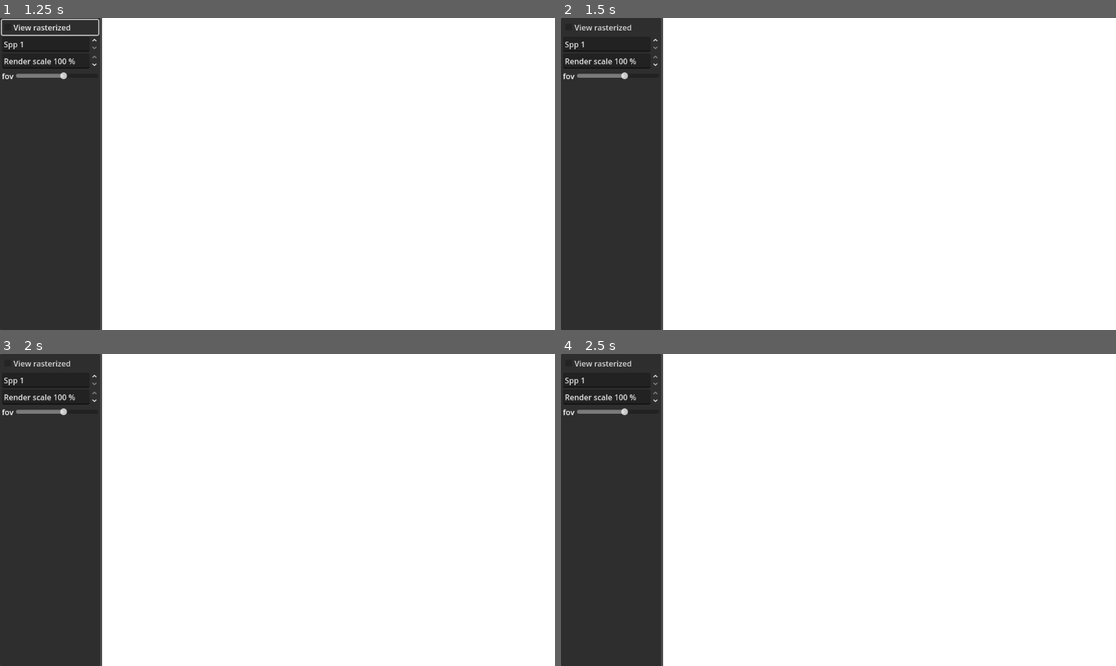
Above: before the commit, frames 1-4 (two rows, left to right).
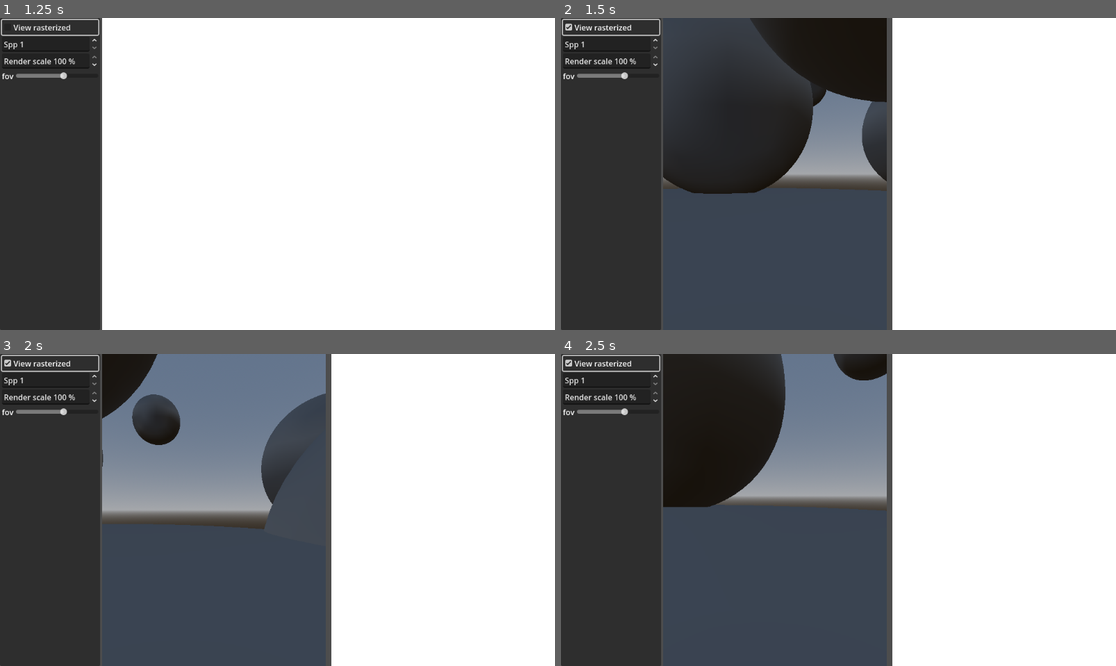
Above: after the commit, the same moments.

Repository: FrancoYudica/ComputePathTracer
Game: Godot game, scene res://main.tscn
Same seed, same stepped clock (60 frames per second), same inputs: the game is played once before the commit and once after it.
Inputs (mouse positions are in pixels of both pictures, inside the frame that each line leads up to):
- Up to frame 1 (1.25 s): click "View rasterized" at 0.5 s
- Up to frame 2 (1.5 s): tap Enter at 1.25 s; move the mouse to (960, 158) at 1.27 s; press the mouse at (960, 158) at 1.28 s; hold D (move_right) from 1.28 s (still down)
- Up to frame 3 (2 s): keep holding D (move_right)
- Up to frame 4 (2.5 s): move the mouse to (810, 510) at 2.02 s; release D (move_right) at 2.03 s; release the mouse at (810, 510) at 2.03 s; hold W (move_forward) from 2.03 s (still down); tap Shift (sprint) at 2.1 s

Frame 1 is identical in both runs. In frame 2, 42% of the frame differs, in the area x 0-60%, y 0-100%; in frame 3, 42%; in frame 4, 42%.
Error before the commit: Cannot call method 'shader_create_from_spirv' on a null value. (res://renderer.gd:72)
Error after the commit: Cannot call method 'shader_create_from_spirv' on a null value. (res://renderer.gd:87)

Commit message:
Fixed buffer accumulation issue

Diff:
--- a/cpt/main.tscn
+++ b/cpt/main.tscn
@@ -31,7 +31,7 @@
 [node name="Renderer" type="Node" parent="." node_paths=PackedStringArray("camera", "render_control")]
 script = ExtResource("1_0xm2m")
 camera = NodePath("../HBoxContainer/HBoxContainer/RasterizedSubViewportContainer/SubViewport/Node3D/Camera3D")
-render_control = NodePath("../HBoxContainer/HBoxContainer/SubViewportContainerPathTracer/SubViewport/ColorRect")
+render_control = NodePath("../HBoxContainer/HBoxContainer/TextureRect")
 
 [node name="HBoxContainer" type="HBoxContainer" parent="."]
 layout_mode = 1
@@ -73,8 +73,8 @@
 [node name="RenderScaleSpinBox" type="SpinBox" parent="HBoxContainer/SettingsPanelContainer/MarginContainer/SettingsVBoxContainer"]
 custom_minimum_size = Vector2(200, 0)
 layout_mode = 2
-min_value = 25.0
-step = 25.0
+min_value = 10.0
+step = 10.0
 value = 100.0
 prefix = "Render scale"
 suffix = "%"
@@ -204,7 +204,18 @@
 color = Color(0.5411765, 0.73333335, 0.42352942, 1)
 material_type = 1
 
+[node name="TextureRect" type="TextureRect" parent="HBoxContainer/HBoxContainer"]
+texture_filter = 1
+layout_mode = 2
+size_flags_horizontal = 3
+expand_mode = 1
+
+[node name="TextureLoader" type="Node" parent="HBoxContainer/HBoxContainer/TextureRect" node_paths=PackedStringArray("renderer")]
+script = ExtResource("3_h2yge")
+renderer = NodePath("../../../../Renderer")
+
 [node name="SubViewportContainerPathTracer" type="SubViewportContainer" parent="HBoxContainer/HBoxContainer"]
+visible = false
 layout_mode = 2
 size_flags_horizontal = 3
 stretch = true
@@ -212,7 +223,7 @@
 [node name="SubViewport" type="SubViewport" parent="HBoxContainer/HBoxContainer/SubViewportContainerPathTracer"]
 handle_input_locally = false
 size = Vector2i(464, 648)
-render_target_update_mode = 4
+render_target_update_mode = 0
 
 [node name="ColorRect" type="ColorRect" parent="HBoxContainer/HBoxContainer/SubViewportContainerPathTracer/SubViewport"]
 anchors_preset = 15
@@ -221,18 +232,6 @@
 grow_horizontal = 2
 grow_vertical = 2
 
-[node name="TextureRect" type="TextureRect" parent="HBoxContainer/HBoxContainer/SubViewportContainerPathTracer/SubViewport"]
-texture_filter = 1
-anchors_preset = 15
-anchor_right = 1.0
-anchor_bottom = 1.0
-grow_horizontal = 2
-grow_vertical = 2
-
-[node name="TextureLoader" type="Node" parent="HBoxContainer/HBoxContainer/SubViewportContainerPathTracer/SubViewport/TextureRect" node_paths=PackedStringArray("renderer")]
-script = ExtResource("3_h2yge")
-renderer = NodePath("../../../../../../Renderer")
-
 [node name="CameraController" type="Node" parent="." node_paths=PackedStringArray("camera")]
 script = ExtResource("3_1bvp3")
 camera = NodePath("../HBoxContainer/HBoxContainer/RasterizedSubViewportContainer/SubViewport/Node3D/Camera3D")
--- a/cpt/project.godot
+++ b/cpt/project.godot
@@ -65,3 +65,7 @@
 "events": [Object(InputEventMouseButton,"resource_local_to_scene":false,"resource_name":"","device":-1,"window_id":0,"a …(253 unchanged characters)…
 ]
 }
+
+[rendering]
+
+textures/default_filters/use_nearest_mipmap_filter=true
--- a/cpt/renderer.gd
+++ b/cpt/renderer.gd
@@ -10,7 +10,10 @@
 var _pipeline: RID
 
 var _output_texture_set: RID
-var _output_texture_rid: RID
+var _output_texture_rid: RID # Low precision texture
+
+var _accumulation_texture_set: RID
+var _accumulation_texture_rid: RID # High precision texture
 
 var _camera_uniform_set: RID
 var _camera_storage_buffer: RID
@@ -21,39 +24,51 @@
 
 
 var _image_uniform: RDUniform
+var _accumulation_uniform: RDUniform
 var _camera_uniform: RDUniform
 var _scene_spheres_uniform: RDUniform
 var _scene_materials_uniform: RDUniform
 
 var _still_frames_count: int = 1
+var _render_scale: float = 1.0
 
 func get_texture_rid():
 	return _output_texture_rid
 
 func resize(width: int, height: int):
 	_image_uniform.clear_ids()
+	_accumulation_uniform.clear_ids()
 	_rd.free_rid(_output_texture_rid)
-	_output_texture_rid = _create_attachment_texture(width, height)
+	_rd.free_rid(_accumulation_texture_rid)
+	_output_texture_rid = _create_attachment_texture(get_render_width(), get_render_height(), RenderingDevice.DATA_FORMAT_R8G8B8A8_UNORM)
+	_accumulation_texture_rid = _create_attachment_texture(get_render_width(), get_render_height(), RenderingDevice.DATA_FORMAT_R32G32B32A32_SFLOAT)
 	_image_uniform.add_id(_output_texture_rid)
+	_accumulation_uniform.add_id(_accumulation_texture_rid)
 	if _rd.uniform_set_is_valid(_output_texture_set):
 		_rd.free_rid(_output_texture_set)
 	_output_texture_set = _rd.uniform_set_create([_image_uniform], _shader, 0)
+	_accumulation_texture_set = _rd.uniform_set_create([_accumulation_uniform], _shader, 0)
 	print("Viewport resized: [%s, %s]" % [width, height])
 	clear_accumulated_buffer()
 
+func set_render_scale(scale: float):
+	_render_scale = scale
+	resize(get_render_width(), get_render_height())
+
+
 func get_render_width():
 
 	if render_control.size.x == 0.0:
 		return 1
 
-	return int(render_control.size.x)
+	return int(render_control.size.x * _render_scale)
 
 func get_render_height():
 
 	if render_control.size.y == 0.0:
 		return 1
 
-	return int(render_control.size.y)
+	return int(render_control.size.y * _render_scale)
 
 func clear_accumulated_buffer():
 	_still_frames_count = 1
@@ -71,20 +86,21 @@
 	var shader_spirv: RDShaderSPIRV = shader_file.get_spirv()
 	_shader = _rd.shader_create_from_spirv(shader_spirv)
 
-func _create_attachment_texture(width, height):
+func _create_attachment_texture(width, height, format):
 	var texture_format := RDTextureFormat.new()
 	texture_format.width = width
 	texture_format.height = height
 	texture_format.usage_bits = RenderingDevice.TEXTURE_USAGE_CAN_UPDATE_BIT | RenderingDevice.TEXTURE_USAGE_STORAGE_BIT  | RenderingDevice.TEXTURE_USAGE_SAMPLING_BIT
-	texture_format.format = RenderingDevice.DATA_FORMAT_R8G8B8A8_UNORM
+	texture_format.format = format
 	var texture_view := RDTextureView.new()
-	texture_view.format_override = RenderingDevice.DATA_FORMAT_R8G8B8A8_UNORM
+	texture_view.format_override = format
 	return _rd.texture_create(texture_format, texture_view)
 
 func _initialize_compute():
 	_load_shader()
 	_pipeline = _rd.compute_pipeline_create(_shader)
-	_output_texture_rid = _create_attachment_texture(get_render_width(), get_render_height())
+	_output_texture_rid = _create_attachment_texture(get_render_width(), get_render_height(), RenderingDevice.DATA_FORMAT_R8G8B8A8_UNORM)
+	_accumulation_texture_rid = _create_attachment_texture(get_render_width(), get_render_height(), RenderingDevice.DATA_FORMAT_R32G32B32A32_SFLOAT)
 
 	# Image uniform set
 	_image_uniform = RDUniform.new()
@@ -92,6 +108,14 @@
 	_image_uniform.binding = 0
 	_image_uniform.add_id(_output_texture_rid)
 	_output_texture_set = _rd.uniform_set_create([_image_uniform], _shader, 0)
+
+	# Accumulation uniform set
+	_accumulation_uniform = RDUniform.new()
+	_accumulation_uniform.uniform_type = RenderingDevice.UNIFORM_TYPE_IMAGE
+	_accumulation_uniform.binding = 0
+	_accumulation_uniform.add_id(_accumulation_texture_rid)
+	_accumulation_texture_set = _rd.uniform_set_create([_accumulation_uniform], _shader, 1)
+
 
 	# Camera uniform set
 	_camera_uniform = RDUniform.new()
@@ -105,7 +129,7 @@
 		camera_bytes.size(),
 		camera_bytes)
 	_camera_uniform.add_id(_camera_storage_buffer)
-	_camera_uniform_set = _rd.uniform_set_create([_camera_uniform], _shader, 1)
+	_camera_uniform_set = _rd.uniform_set_create([_camera_uniform], _shader, 2)
 
 	# Sphere uniform set binding
 	_scene_spheres_uniform = RDUniform.new()
@@ -125,7 +149,7 @@
 	_scene_materials_storage_buffer = _rd.storage_buffer_create(materials_bytes.size(), materials_bytes)
 	_scene_materials_uniform.add_id(_scene_materials_storage_buffer)
 
-	_scene_uniform_set = _rd.uniform_set_create([_scene_spheres_uniform, _scene_materials_uniform], _shader, 2)
+	_scene_uniform_set = _rd.uniform_set_create([_scene_spheres_uniform, _scene_materials_uniform], _shader, 3)
 
 func _notification(what: int) -> void:
 	if what == NOTIFICATION_PREDELETE:
@@ -165,8 +189,8 @@
 	var x_groups = ceili(float(texture_width) / 8)
 	var y_groups = ceili(float(texture_height) / 8)
 
-	var seed1 = _still_frames_count
-	var seed2 = _still_frames_count * 109 * randi()
+	var seed1 = randi()
+	var seed2 = _still_frames_count * 1664525 + 1013904223
 
 	var push_constant = PackedFloat32Array([
 		texture_width,
@@ -188,8 +212,9 @@
 	var compute_list := _rd.compute_list_begin()
 	_rd.compute_list_bind_compute_pipeline(compute_list, _pipeline)
 	_rd.compute_list_bind_uniform_set(compute_list, _output_texture_set, 0)
-	_rd.compute_list_bind_uniform_set(compute_list, _camera_uniform_set, 1)
-	_rd.compute_list_bind_uniform_set(compute_list, _scene_uniform_set, 2)
+	_rd.compute_list_bind_uniform_set(compute_list, _accumulation_texture_set, 1)
+	_rd.compute_list_bind_uniform_set(compute_list, _camera_uniform_set, 2)
+	_rd.compute_list_bind_uniform_set(compute_list, _scene_uniform_set, 3)
 	_rd.compute_list_set_push_constant(compute_list, push_constant_byte_array, push_constant_byte_array.size())
 	_rd.compute_list_dispatch(compute_list, x_groups, y_groups, 1)
 	_rd.compute_list_end()
--- a/cpt/settings_panel_container.gd
+++ b/cpt/settings_panel_container.gd
@@ -15,8 +15,7 @@
 
 
 func _on_render_scale_spin_box_value_changed(value: float) -> void:
-	rendered_sub_viewport_container.stretch_shrink = int(1.0 / (value / 100))
-
+	renderer.set_render_scale(value / 100.0)
 
 func _on_fov_h_slider_value_changed(value: float) -> void:
 	camera_controller.fov = value
Not shown, changed: cpt/shaders/pathtracer.glsl
Not shown, changed: cpt/shaders/random.glsl.inc
